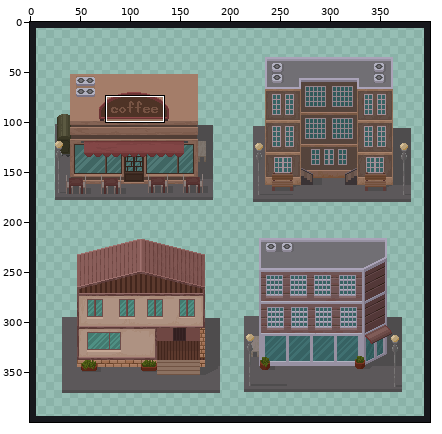
Sprite sheet -- MilanGamev1/Assets/tilemaps/buildings with assets 1 .png. Above, an overview of the earlier version with the close-up marked.
Close-up. Old version:
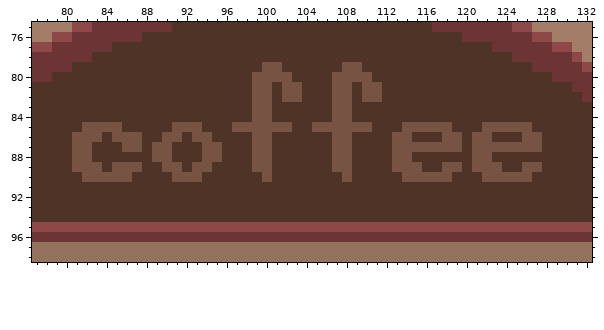
The file is 400x400 pixels. Colours within 5 levels of each other are drawn and written as one. Shown: x 77..132, y 75..98.
The same view after the edit:
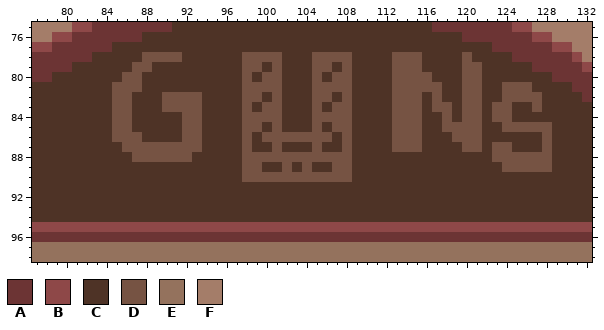
Palette (. is transparent): A #6c3434  B #8e4848  C #4e3326  D #765343  E #94725d  F #a47d69
Change:
y 78: x 88..91 CCCC -> DDDD; x 98..101 CCCC -> DDDD; x 105..108 CCCC -> DDDD; x 113..115 CCC -> DDD; x 120 C -> D
y 79: x 87..88 CC -> DD; x 98..100 CCD -> DDC; x 105..106 CC -> DD; x 109 D -> C; x 113..115 CCC -> DDD; x 120..121 CC -> DD
y 80: x 86..87 CC -> DD; x 98..99 CD -> DC; x 102 D -> C; x 105 C -> D; x 109..110 DD -> CC; x 113..116 CCCC -> DDDD; x 120..121 CC -> DD
y 81: x 85..87 CCC -> DDD; x 98 C -> D; x 101..103 CDD -> DCC; x 105..106 CC -> DD; x 110..111 DD -> CC; x 113..117 CCCCC -> DDDDD; x 120..121 CC -> DD; x 124..126 CCC -> DDD
y 82: x 85..86 CC -> DD; x 90..93 CCCC -> DDDD; x 98 C -> D; x 100..103 DCDD -> CDCC; x 105..107 CCD -> DDC; x 110..111 DD -> CC; x 113..115 CCC -> DDD; x 117 C -> D; x 120..121 CC -> DD; x 124..127 CCCC -> DDDD
y 83: x 85..86 CC -> DD; x 90..93 CCCC -> DDDD; x 98..99 CD -> DC; x 101 C -> D; x 105 C -> D; x 113..115 CCC -> DDD; x 117..118 CC -> DD; x 120..121 CC -> DD; x 123..124 CC -> DD; x 127 C -> D
y 84: x 85..86 CC -> DD; x 92..93 CC -> DD; x 98 C -> D; x 101 C -> D; x 105..106 CC -> DD; x 113..115 CCC -> DDD; x 118 C -> D; x 120..121 CC -> DD; x 123..124 CC -> DD
y 85: x 82..84 DDD -> CCC; x 86 C -> D; x 91 D -> C; x 97 D -> C; x 100 D -> C; x 102 D -> C; x 106 D -> C; x 109..110 DD -> CC; x 113 C -> D; x 116..117 DD -> CC; x 119..123 CCCDD -> DDDCC; x 127..128 CC -> DD
y 86: x 81..83 DDD -> CCC; x 90..92 DDC -> CCD; x 94 D -> C; x 98..99 CD -> DC; x 101..107 CCCCCCD -> DDDDDDC; x 115 C -> D; x 118 D -> C; x 120 C -> D; x 122 D -> C; x 126..128 DDC -> CCD
y 87: x 81..82 DD -> CC; x 88 C -> D; x 91..95 CCCDD -> DDDCC; x 98..101 CDDC -> DCCD; x 105 C -> D; x 107 D -> C; x 116..120 DDDDC -> CCCCD; x 122 D -> C; x 125..128 DDDC -> CCCD
y 88: x 81..82 DD -> CC; x 87..88 CC -> DD; x 91..92 CC -> DD; x 94..95 DD -> CC; x 98 C -> D; x 101..106 CCCCCC -> DDDDDD; x 113..114 DD -> CC; x 121..128 DDCCCCCC -> CCDDDDDD
y 89: x 81..83 DDD -> CCC; x 85..87 DDD -> CCC; x 90..91 DD -> CC; x 93..94 DD -> CC; x 98 C -> D; x 100 D -> C; x 102 C -> D; x 104 C -> D; x 113..115 DDD -> CCC; x 118..119 DD -> CC; x 121..125 DDDCC -> CCCDD; x 128 C -> D
y 90: x 82..86 DDDDD -> CCCCC; x 91..93 DDD -> CCC; x 98..99 CC -> DD; x 101..107 CCCCCCC -> DDDDDDD; x 114..118 DDDDD -> CCCCC; x 122..126 DDDDD -> CCCCC
Where, in picture pixels (left, top, right, bottom), the same in both close-ups:
changed: (72, 52, 552, 182)
